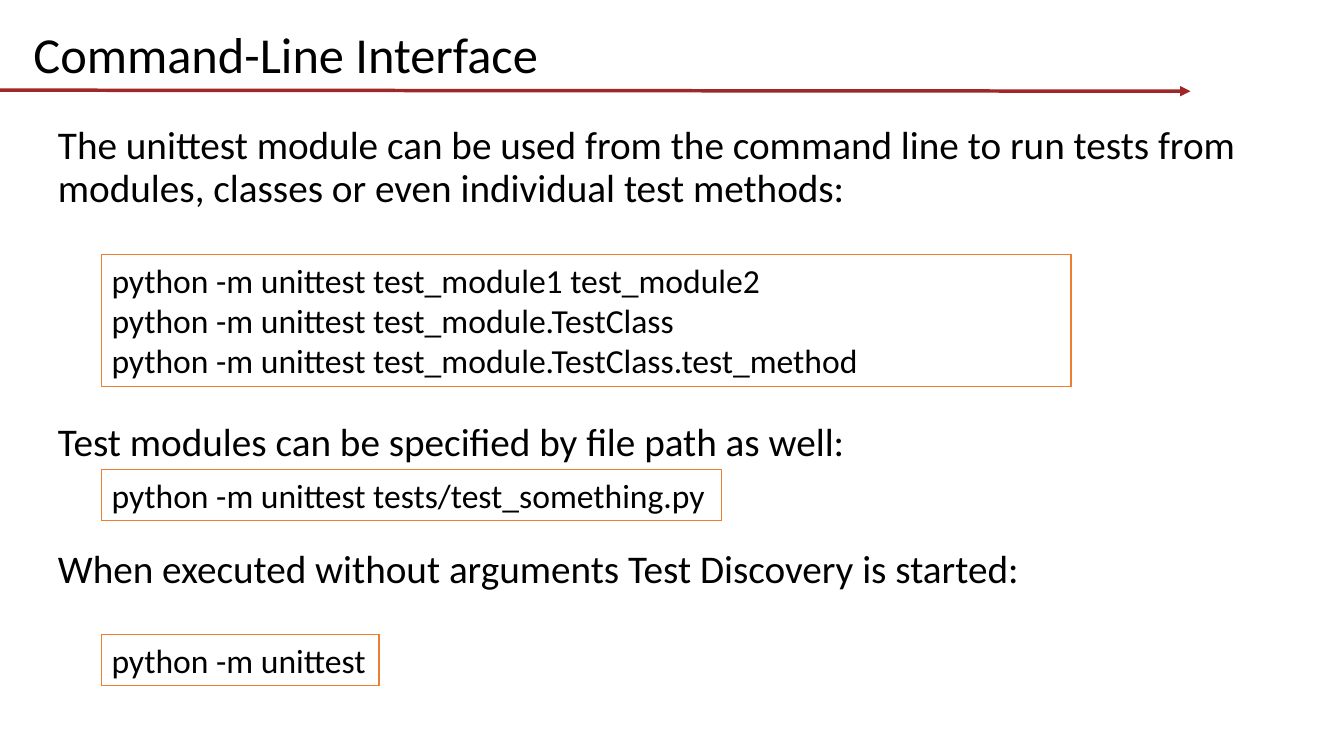
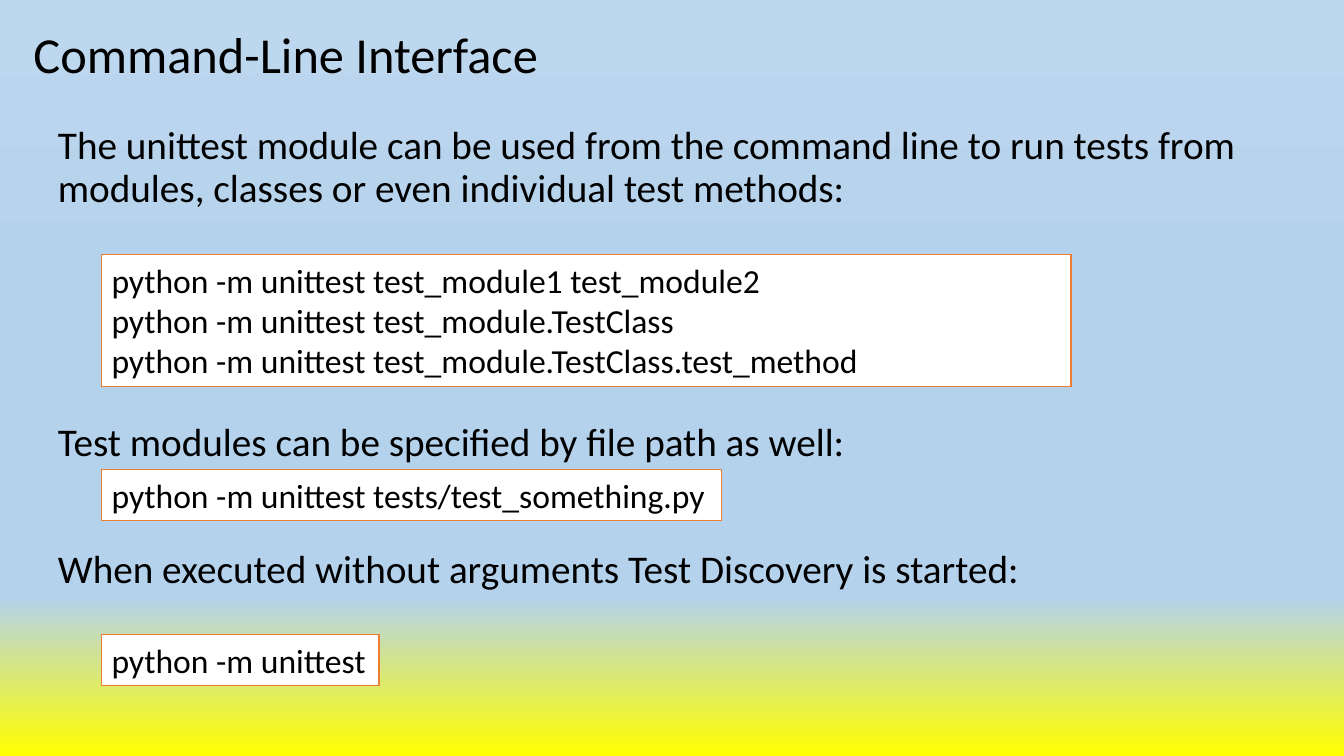
Before and after one commit to tishyk/codespacedirstructure, a slide deck: slide 4 of T3. Code Testing/Unittest/Demo.pptx. Drawn at 1344x756 pixels with LibreOffice and Linux fonts; fonts in the diff are those of the drawing; background and template pictures are left out. Boxes give left, top, right and bottom in pixels: in the first picture for what was removed or moved away, otherwise in the second. Text is boxed around its words. In the diff, an @@ line names an element or a change of style, - is before the commit and + after.

```diff
--- a/T3. Code Testing/Unittest/Demo.pptx
+++ b/T3. Code Testing/Unittest/Demo.pptx
@@ background picture (left out) to gradient #BDD7EE to #B5D2EC to #FFFF00 @@
@@ arrow removed from (0, 90) to (1191, 91) @@
```
Also in this commit, not shown: 14 other slides changed.
